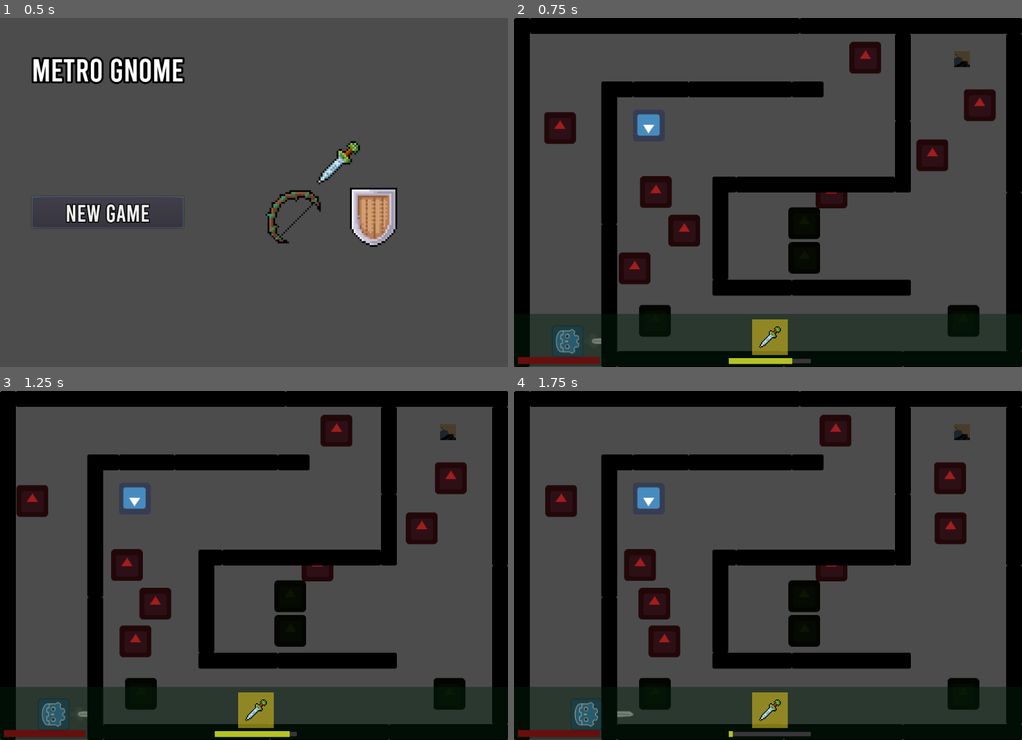
Above: before the commit, frames 1-4 (two rows, left to right).
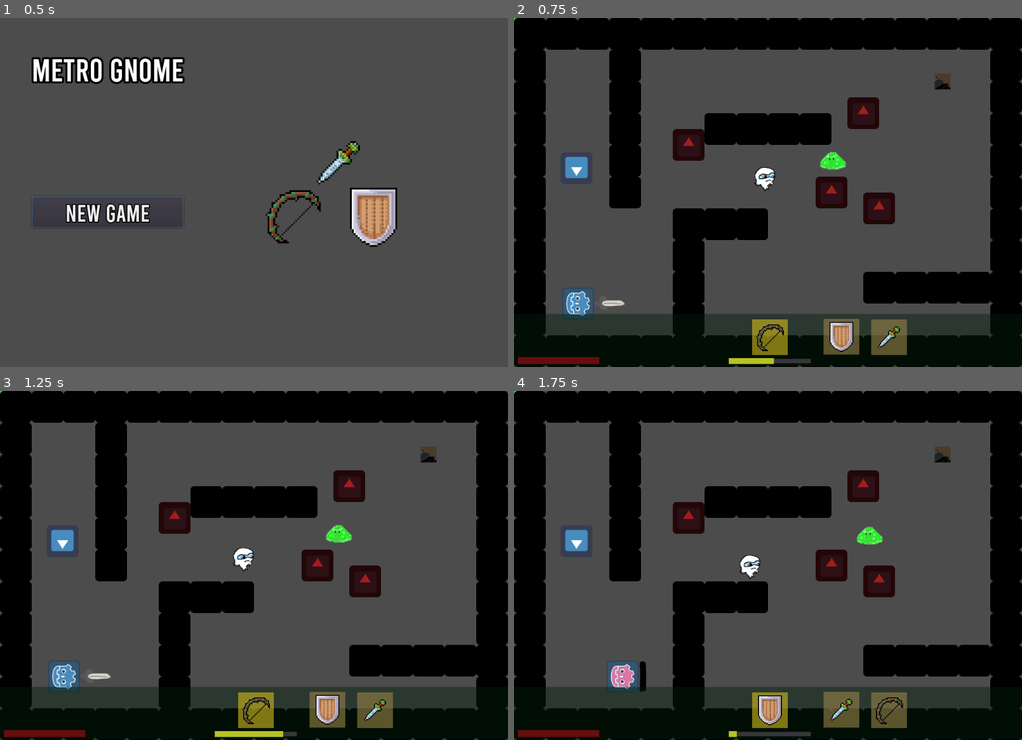
Above: after the commit, the same moments.

Repository: mfurtak/gmtk-game-jam-2019
Game: Godot game, scene res://menus/MainMenu.tscn
The game is run twice, just before and just after one commit, with the same random seed, the same clock (stepped at 60 frames per second) and the same inputs. The engine's default icon, where the game draws it, is replaced by a stand-in: a white triangle on a blue panel in a dark square.
Inputs:
- Up to frame 1 (0.5 s): no input
- Up to frame 2 (0.75 s): click "New Game" at 0.5 s
- Up to frame 3 (1.25 s): no input
- Up to frame 4 (1.75 s): hold Right (ui_right) from 1.28 s (still down); tap Space (ui_select) at 1.52 s

Frame 1 is identical in both runs. In frame 2, 41% of the frame differs, in the area x 0-100%, y 0-100%; in frame 3, 40%; in frame 4, 41%.

Commit message:
FIXES

Diff:
--- a/gmtk-godot/Main.gd
+++ b/gmtk-godot/Main.gd
@@ -1,6 +1,6 @@
 extends Node
 
-var current_level = "res://LevelAnit.tscn"
+var current_level = "res://Level1.tscn"
 var level
 
 func _ready():
--- a/gmtk-godot/Player.gd
+++ b/gmtk-godot/Player.gd
@@ -36,8 +36,7 @@
 var is_shield_attacking = false
 var bow_cool = true
 
-# var items_queue = [Items.BOW, Items.SHIELD, Items.SWORD]
-var items_queue = [Items.SWORD]
+var items_queue = [Items.BOW, Items.SHIELD, Items.SWORD]
 
 var current_item = items_queue[-1]
 var sprites = null
--- a/gmtk-godot/Player.tscn
+++ b/gmtk-godot/Player.tscn
@@ -8,10 +8,10 @@
 [ext_resource path="res://player_sword.png" type="Texture" id=6]
 [ext_resource path="res://player_bow.png" type="Texture" id=7]
 [ext_resource path="res://wilhelm.wav" type="AudioStream" id=8]
-[ext_resource path="res://Shield.tscn" type="PackedScene" id=9]
-[ext_resource path="res://Sword.tscn" type="PackedScene" id=10]
-[ext_resource path="res://Bow.tscn" type="PackedScene" id=11]
-[ext_resource path="res://Bow.gd" type="Script" id=12]
+[ext_resource path="res://Sword.tscn" type="PackedScene" id=9]
+[ext_resource path="res://Bow.tscn" type="PackedScene" id=10]
+[ext_resource path="res://Bow.gd" type="Script" id=11]
+[ext_resource path="res://Shield.tscn" type="PackedScene" id=12]
 
 [sub_resource type="RectangleShape2D" id=1]
 extents = Vector2( 30, 30 )
@@ -98,20 +98,19 @@
 [node name="Equipped" type="Node2D" parent="."]
 editor/display_folded = true
 
-[node name="Sword" parent="Equipped" instance=ExtResource( 10 )]
+[node name="Sword" parent="Equipped" instance=ExtResource( 9 )]
 position = Vector2( 16.6014, -19.8146 )
 
-[node name="Bow" parent="Equipped" instance=ExtResource( 11 )]
-script = ExtResource( 12 )
+[node name="Bow" parent="Equipped" instance=ExtResource( 10 )]
+script = ExtResource( 11 )
+
+[node name="Shield" parent="Equipped" groups=[
+"requests_shake",
+] instance=ExtResource( 12 )]
 
 [node name="DeathTimer" type="Timer" parent="."]
 
-[node name="Shield" parent="Equipped" groups=[
-"requests_shake",
-] instance=ExtResource( 9 )]
-
 [node name="Tween" type="Tween" parent="."]
-
 [connection signal="timeout" from="ItemSwapTimer" to="." method="_on_ItemSwapTimer_timeout"]
 [connection signal="timeout" from="SwordAttackTimer" to="." method="_on_SwordAttackTimer_timeout"]
 [connection signal="timeout" from="ShieldAttackTimer" to="." method="_on_ShieldAttackTimer_timeout"]
